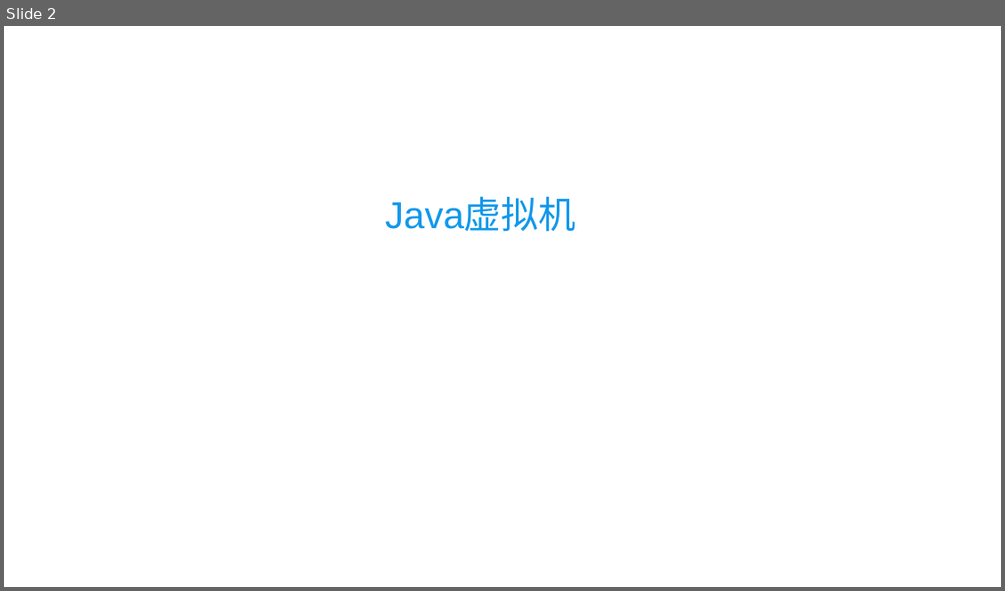
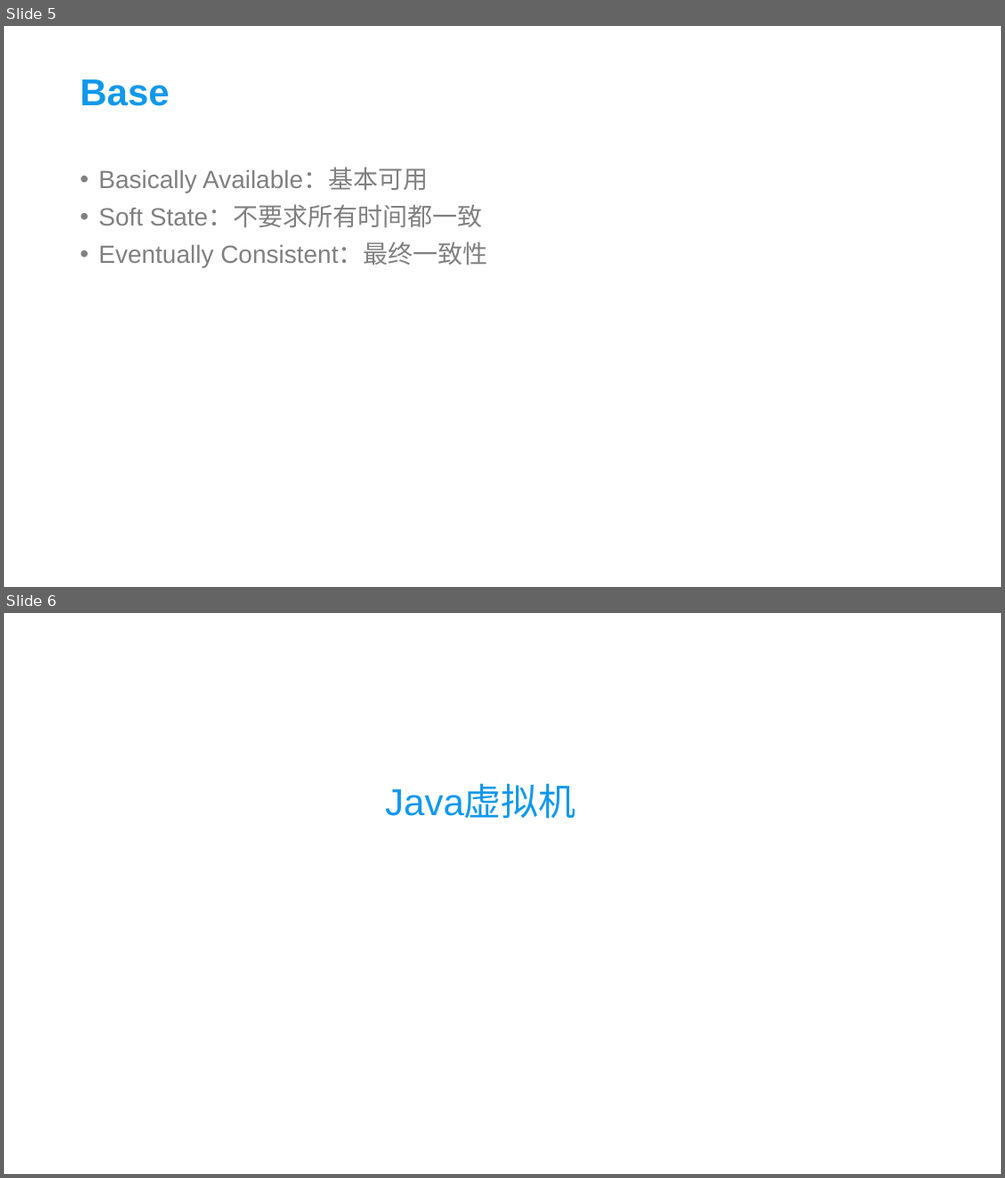
Before and after one commit to xrw560/knowledge-store, a slide deck: cusppt/java.pptx. Shown one above the other, each under a label of ours: slide 2 before the commit, slides 5 and 6 after it. The pictures are 1005x591 and 1005x1178 pixels, drawn with LibreOffice and Linux fonts; fonts in the diff are those of the drawing; background and template pictures are left out. Boxes give left, top, right and bottom in pixels: in the first picture for what was removed or moved away, otherwise in the second. Text is boxed around its words. In the diff, an @@ line names an element or a change of style, - is before the commit and + after.

```diff
--- a/cusppt/java.pptx
+++ b/cusppt/java.pptx
@@ slide 5 added at <box>4,26,1001,587</box>, background picture (left out) @@
@@ title added at <box>80,79,169,106</box>, 36 pt, text #1198EB, bold @@
+Base
@@ text added at <box>98,168,487,267</box>, 24 pt, text #808080 @@
+• Basically Available：基本可用
+• Soft State：不要求所有时间都一致
+• Eventually Consistent：最终一致性
@@ what was slide 2 is now slide 6 @@
```
Also in this commit, not shown: 8 slides changed, 13 other slides added, 1 other file.
